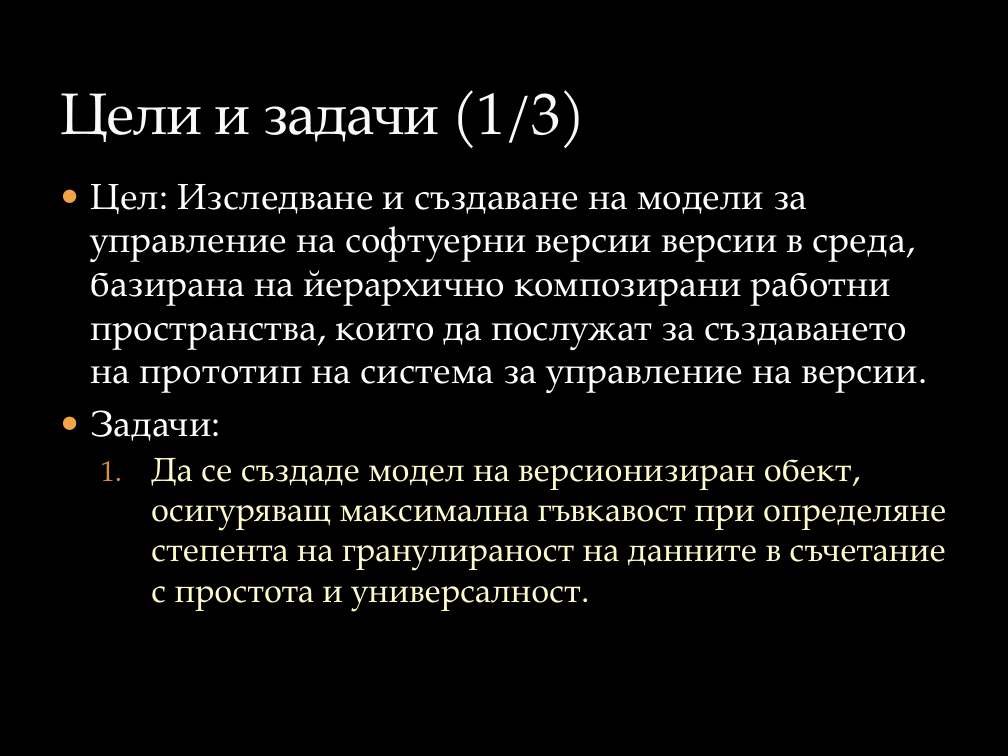
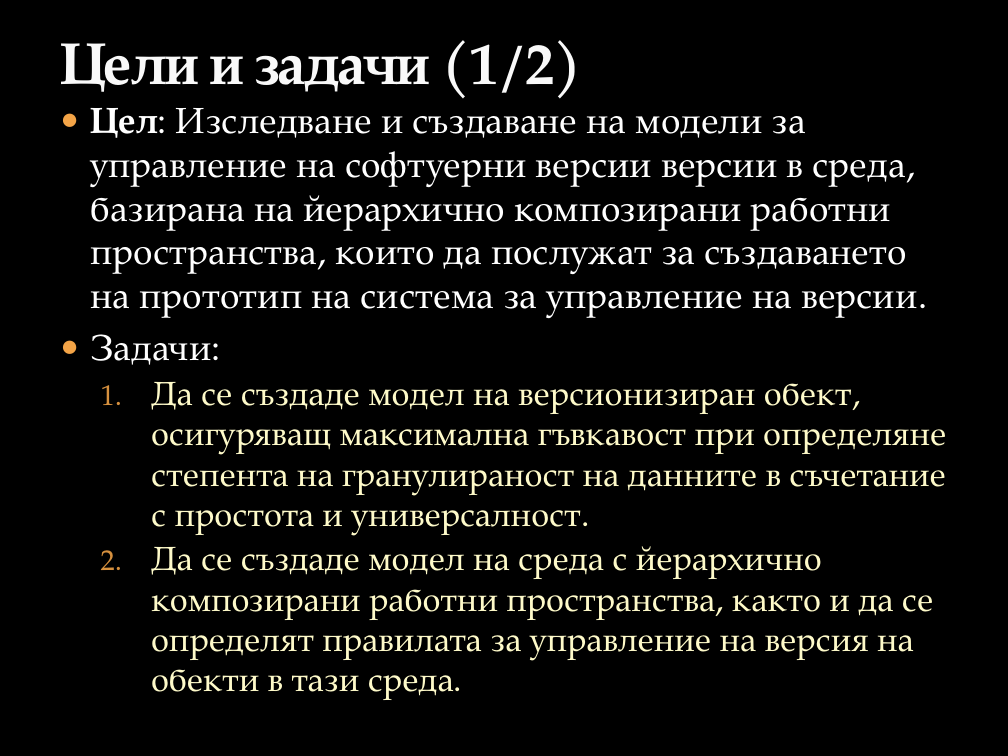
Before and after one commit to vjotov/versia, a slide deck: slide 3 of doc/Presentation.pptx (slide 2 before the commit). Drawn at 1008x756 pixels with LibreOffice and Linux fonts; fonts in the diff are those of the drawing; background and template pictures are left out. Boxes give left, top, right and bottom in pixels: in the first picture for what was removed or moved away, otherwise in the second. Text is boxed around its words. In the diff, an @@ line names an element or a change of style, - is before the commit and + after.

```diff
--- a/doc/Presentation.pptx
+++ b/doc/Presentation.pptx
@@ title at [60, 40, 583, 99]: text changed; bold on @@
-Цели и задачи (1/3)
+Цели и задачи (1/2)
@@ text "Цел: Изследване и създаване на ...": place and size @@
-text "Цел: Изследване и създаване на ..." at [91, 184, 946, 611]
+text "Цел: Изследване и създаване на ..." at [91, 98, 946, 700]
@@ text at [91, 98, 917, 318]: bold on in "Цел:" @@
@@ text at [151, 546, 933, 700]: paragraph added @@
+  2. Да се създаде модел на среда с йерархично композирани работни пространства, както и да се определят правилата за управление на версия на обекти в тази среда.
```
Also in this commit, not shown: 9 other slides changed, 1 slide added, 1 slide removed, 2 other files.
